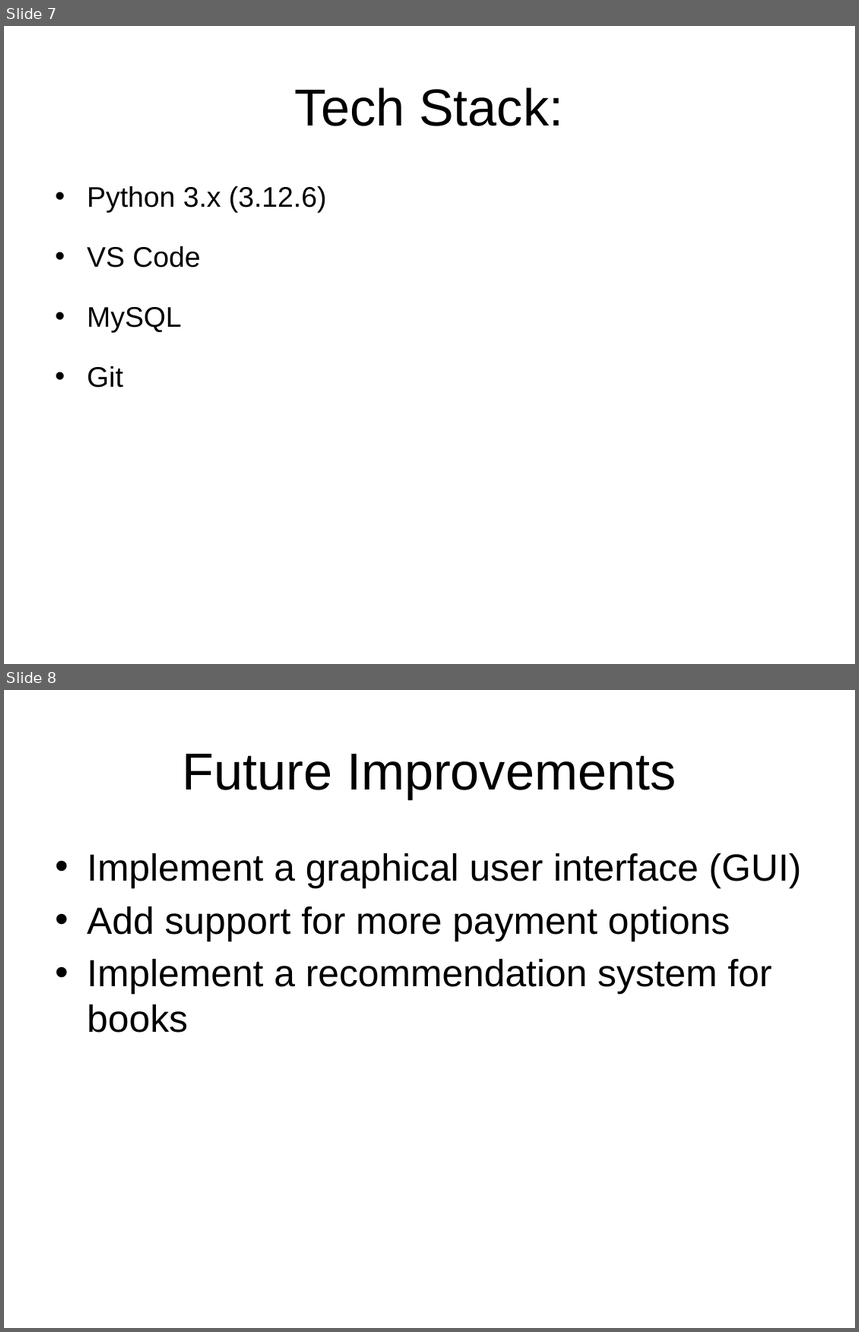
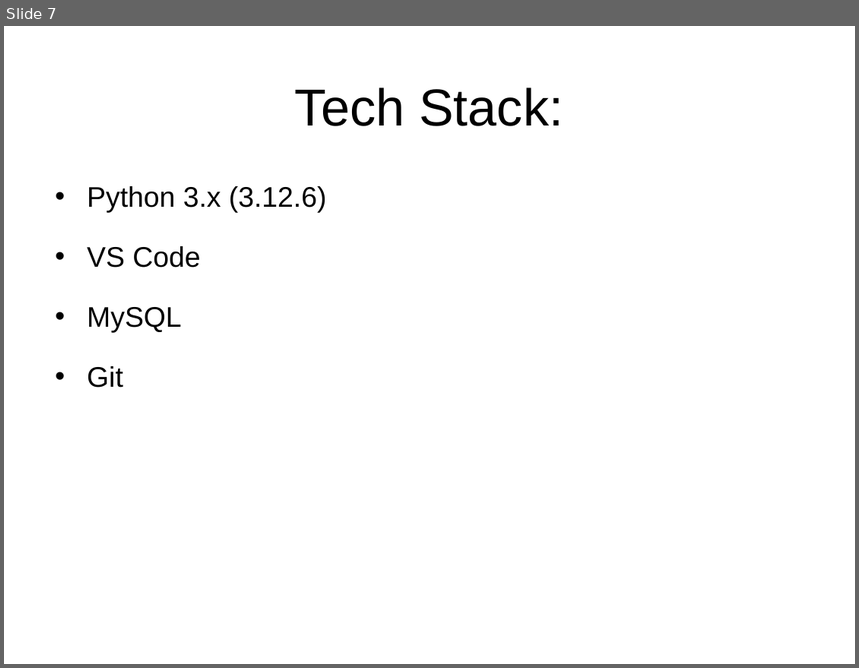
Before and after one commit to Will-BigData/michaelmengistu, a slide deck: Project 1/project details/project1 power point.pptx. Shown one above the other, each under a label of ours: slides 7 and 8 before the commit, slide 7 after it. The pictures are 859x1332 and 859x668 pixels, drawn with LibreOffice and Linux fonts; fonts in the diff are those of the drawing. Boxes give left, top, right and bottom in pixels: in the first picture for what was removed or moved away, otherwise in the second. Text is boxed around its words. In the diff, an @@ line names an element or a change of style, - is before the commit and + after.

```diff
--- a/Project 1/project details/project1 power point.pptx
+++ b/Project 1/project details/project1 power point.pptx
@@ slide 8 removed at <box>4,690,855,1328</box>, background #FFFFFF @@
@@ title removed at <box>182,754,676,799</box> @@
-Future Improvements
@@ text removed at <box>87,853,802,1033</box> @@
-• Implement a graphical user interface (GUI)
-• Add support for more payment options
-• Implement a recommendation system for books
```
Also in this commit, not shown: 1 slide changed, 2 other files.
